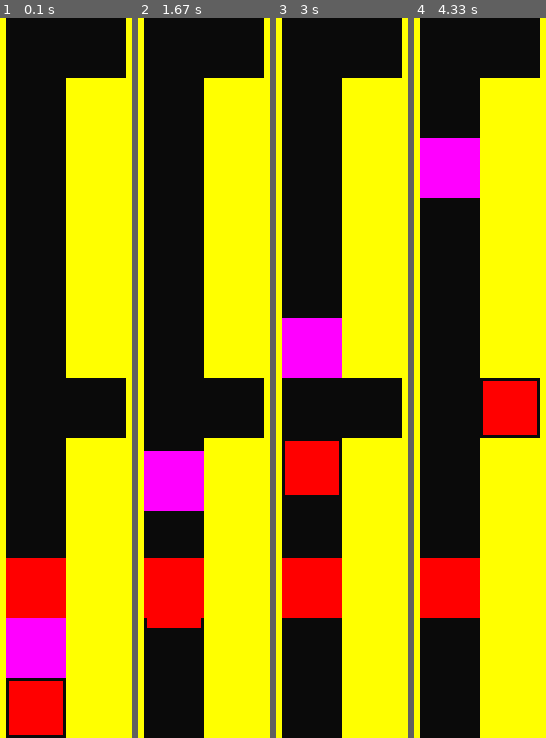
Above: before the commit, frames 1-4 (left to right).
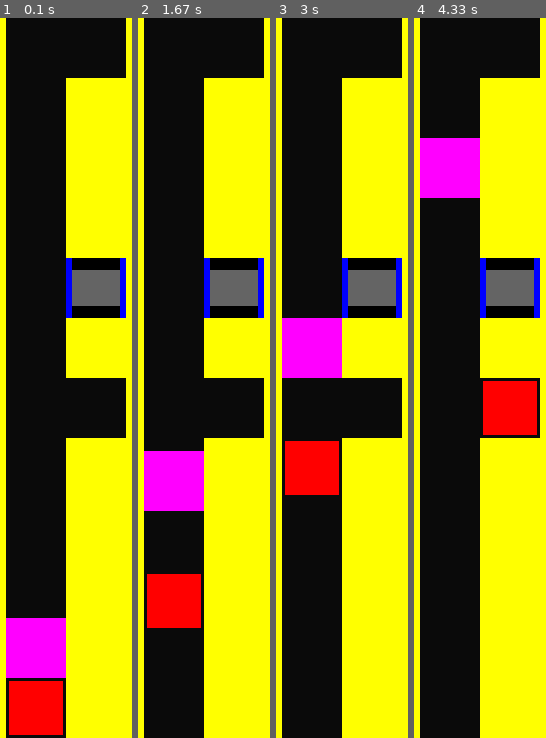
Above: after the commit, the same moments.

Repository: WingedSeal/mazegame
Game: pygame game, started from src/main.py
The game is run twice, just before and just after one commit, with the same random seed, the same clock (stepped at 60 frames per second) and the same inputs.
Inputs:
- Up to frame 1 (0.1 s): no input
- Up to frame 2 (1.67 s): no input
- Up to frame 3 (3 s): tap Enter every 0.33 s from 1.83 to 2.83 s
- Up to frame 4 (4.33 s): tap Enter every 0.33 s from 3.17 to 4.17 s

The runs differ from the first frame. In frame 1, 7.6% of the frame differs, in the area x 4-96%, y 33-84%; in frame 2, 5.1%; in frame 3, 7.6%; in frame 4, 7.6%.

Commit message:
feat: add Door and DoorFrame

Diff:
--- a/src/mazegame/api/maps/hard1.py
+++ b/src/mazegame/api/maps/hard1.py
@@ -1,6 +1,6 @@
 from ...direction import Direction
 from ...color import Color
-from ...map import ColoredFloor, Enemy, Map, Block, Player
+from ...map import ColoredFloor, Door, Enemy, Map, Block, Player
 
 ENEMY = Enemy(
     [Direction.UP] * 10 + [Direction.DOWN] * 10,
@@ -13,12 +13,12 @@
         [Block(), None, Block(), Block()],
         [Block(), None, Block(), Block()],
         [Block(), None, Block(), Block()],
-        [Block(), None, Block(), Block()],
+        [Block(), None, Door(Color.BLUE), Block()],
         [Block(), None, Block(), Block()],
         [Block(), None, None, Block()],
         [Block(), None, Block(), Block()],
         [Block(), None, Block(), Block()],
-        [Block(), ColoredFloor(Color.RED), Block(), Block()],
+        [Block(), None, Block(), Block()],
         [Block(), ENEMY, Block(), Block()],
         [Block(), Player(), Block(), Block()],
     ]
--- a/src/mazegame/game.py
+++ b/src/mazegame/game.py
@@ -98,6 +98,11 @@
             for x, tile in enumerate(row):
                 if tile is not None:
                     tile.init((x, y), self.tile_size)
+                    if tile.tile_under is not None:
+                        tile.tile_under.init((x, y), self.tile_size)
+                        tile.tile_under.rect.topleft = tile.tile_under.get_top_left(
+                            (x, y)
+                        )
                     tile.rect.topleft = tile.get_top_left((x, y))
 
     def _get_tile_size(self) -> tuple[int, int, int]:
@@ -289,9 +294,9 @@
         tile.old_pos = tile.pos
         tile.pos = (x + dx, y + dy)
         self.map.map[y + dy][x + dx] = tile
+        self.map.map[y][x] = tile.tile_under
         if tile.tile_under is not None:
             tile.drop()
-        self.map.map[y][x] = tile.tile_under
         tile.tile_under = None
         self.moving_tiles.append(tile)
 
--- a/src/mazegame/map.py
+++ b/src/mazegame/map.py
@@ -2,6 +2,7 @@
 from typing import TYPE_CHECKING, Type, TypeVar, override
 
 import pygame
+
 
 if TYPE_CHECKING:
     from .game import Game
@@ -142,13 +143,12 @@
     def init(self, pos: tuple[int, int], tile_size: int) -> None:
         self.tile_size = tile_size
         self.pos = pos
-        if self.color.value in self.surfs:
+        if self.color in self.surfs:
             self.surf = self.surfs[self.color]
         else:
             self.surf = pygame.Surface((tile_size, tile_size))
             self.surf.fill(self.color.value)
             self.surfs[self.color] = self.surf
-
         self.rect = self.surf.get_rect()
 
     def get_color(self) -> Color:
@@ -165,24 +165,79 @@
         self.tile_size = tile_size
         self.pos = pos
         if not hasattr(type(self), "surf"):
-            type(self).surf = pygame.Surface((tile_size * 0.9, tile_size * 0.9))
-            type(self).surf.fill((255, 0, 0))
-        self.rect = self.surf.get_rect()
-
-    def get_top_left(self, pos: tuple[int, int]) -> tuple[int, int]:
-        return self._pos_to_pixel(
-            pos, padding=(int(self.tile_size * 0.05), int(self.tile_size * 0.05))
-        )
+            type(self).surf = pygame.Surface((tile_size, tile_size), pygame.SRCALPHA)
+            type(self).surf.fill(
+                (255, 0, 0),
+                (
+                    tile_size * 0.05,
+                    tile_size * 0.05,
+                    tile_size * 0.90,
+                    tile_size * 0.90,
+                ),
+            )
+        self.rect = self.surf.get_rect()
 
     def interacted_with(self, other_tile: Tile, game: "Game") -> None:
         if isinstance(other_tile, Enemy):
             game.game_over("You died, enemy ran into you", "NAH")
 
 
-class Door(Tile):
+class Door(Tile, GetColor):
+    surfs: dict[Color, pygame.Surface] = {}
+
     def __init__(self, color: Color) -> None:
         self.color = color
-        super().__init__()
+        self.tile_under = DoorFrame(self)
+        super().__init__()
+
+    def init(self, pos: tuple[int, int], tile_size: int) -> None:
+        self.tile_size = tile_size
+        self.pos = pos
+        if self.color in self.surfs:
+            self.surf = self.surfs[self.color]
+        else:
+            self.surf = pygame.Surface((tile_size, tile_size), pygame.SRCALPHA)
+            self.surf.fill(
+                (100, 100, 100),
+                (tile_size * 0.1, tile_size * 0.2, tile_size * 0.8, tile_size * 0.6),
+            )
+            self.surfs[self.color] = self.surf
+        self.rect = self.surf.get_rect()
+
+    def get_color(self) -> Color:
+        return self.color
+
+
+class DoorFrame(TouchableTile, GetColor):
+    surfs: dict[Color, pygame.Surface] = {}
+
+    def __init__(self, door: Door) -> None:
+        self.color = door.color
+        self.door = door
+
+    def init(self, pos: tuple[int, int], tile_size: int) -> None:
+        self.tile_size = tile_size
+        self.pos = pos
+        if self.color in self.surfs:
+            self.surf = self.surfs[self.color]
+        else:
+            self.surf = pygame.Surface((tile_size, tile_size))
+            self.surf.fill(
+                self.color.value,
+                (0, 0, tile_size * 0.1, tile_size),
+            )
+            self.surf.fill(
+                self.color.value,
+                (tile_size * 0.9, 0, tile_size * 0.1, tile_size),
+            )
+            self.surfs[self.color] = self.surf
+        self.rect = self.surf.get_rect()
+
+    def interacted_with(self, other_tile: Tile, game: "Game") -> None:
+        pass
+
+    def get_color(self) -> Color:
+        return self.color
 
 
 class Key(TouchableTile):
@@ -252,6 +307,3 @@
                 if isinstance(tile, cls):
                     tiles.append(tile)
         return tiles
-
-
-# TODO: MAKE SURE ALL INSTANCES SHARE A SURFACE, split init into per class (tile_size) and per instance
